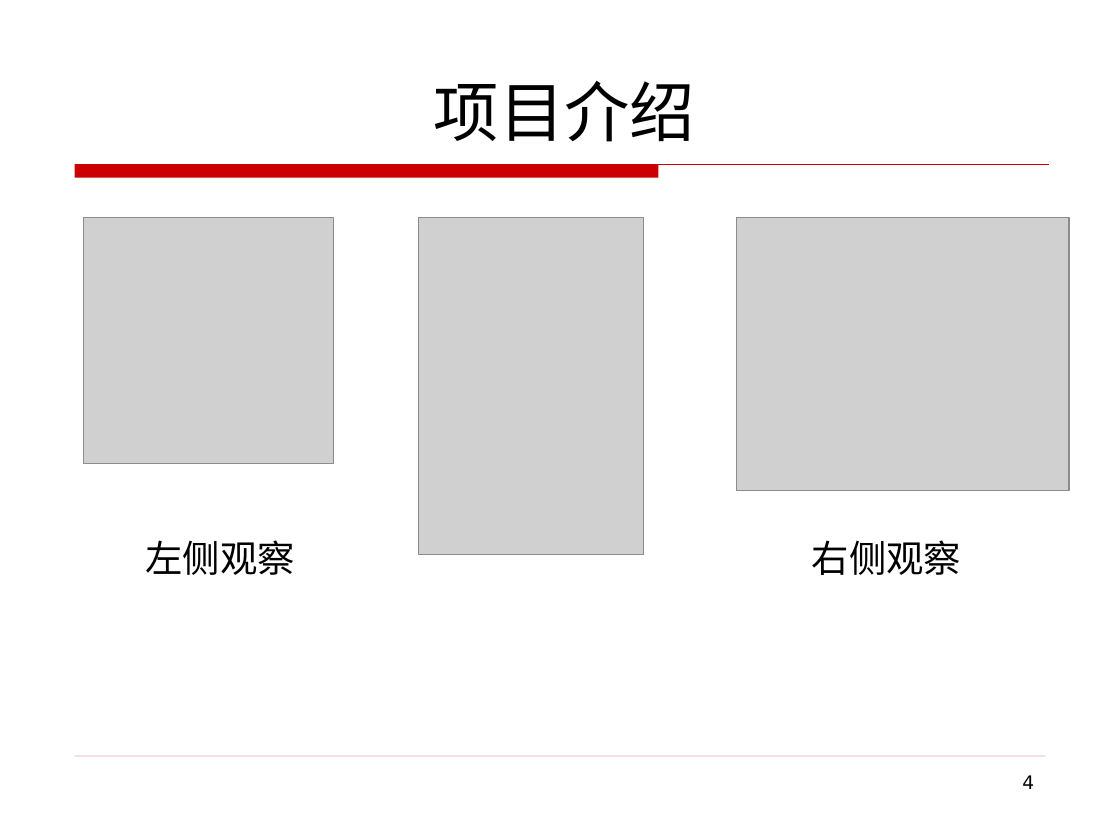
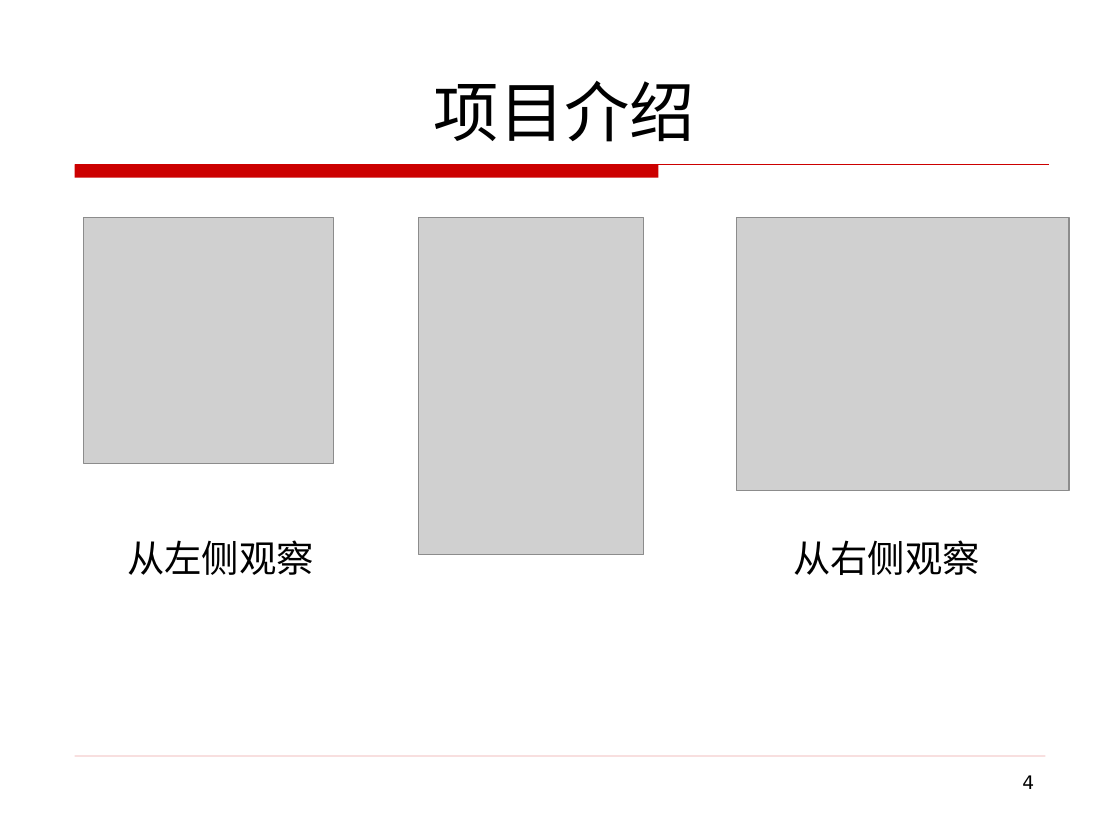
Before and after one commit to zym1010/photo_tourism_ZJU, a slide deck: slide 4 of ppt/基于相似图像及矩阵分解的景物浏览系统结题.ppt. Drawn at 1120x840 pixels with LibreOffice and Linux fonts; fonts in the diff are those of the drawing; grey boxes stand for pictures. Boxes give left, top, right and bottom in pixels: in the first picture for what was removed or moved away, otherwise in the second. Text is boxed around its words. In the diff, an @@ line names an element or a change of style, - is before the commit and + after.

Commit message:
page 4, add '从'

```diff
--- a/ppt/基于相似图像及矩阵分解的景物浏览系统结题.ppt
+++ b/ppt/基于相似图像及矩阵分解的景物浏览系统结题.ppt
@@ text at box(127, 540, 314, 575): text changed @@
-左侧观察
+从左侧观察
@@ text at box(793, 540, 980, 575): text changed @@
-右侧观察
+从右侧观察
```
Also in this commit, not shown: 1 other slide changed.
